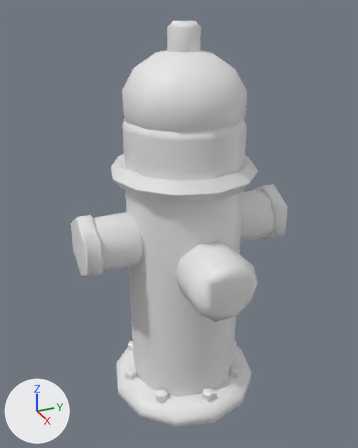
One commit to the FBX model Content/TheFinalTake/Meshes/City/Boulevard/SM_City_FireHydrant.fbx: the scene before it, then after it.
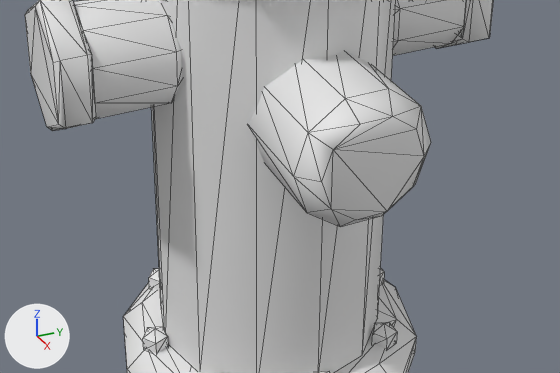
Each version appears first whole from a 50 mm camera at (0.789, -0.365, 0.785) aimed at (0.006, -0.012, 0.394), and next in a close-up on the part from 17% to 89% of the width and 48% to 87% of the height. Arrows for +X, +Y and +Z are at lower left; the lights stay in place. The first two pictures are the older version. The close-ups show mesh edges as thin lines. Where no turn or scale is listed for an object, it has been applied to the vertices.

Names of what the first close-up shows: 'SM_City_FireHydrant'.
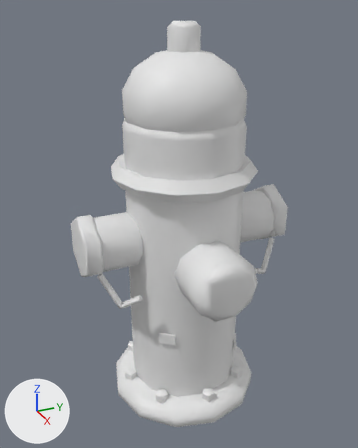
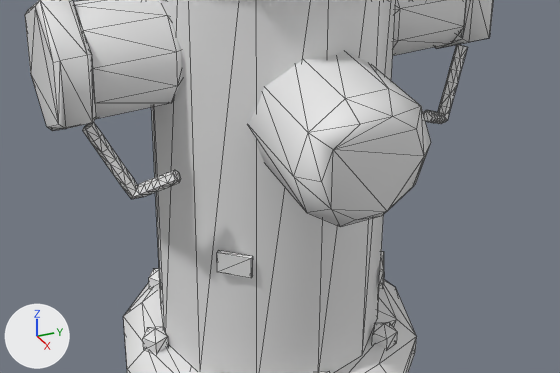
Changed parts and their boxes (x1, y1, x2, y2) in the close-ups (560 x 373 px):
```json
{"part": 1, "of": "me_sm_city_firehydrant_001", "change": "added", "after": [423, 44, 467, 124]}
{"part": 2, "of": "me_sm_city_firehydrant_001", "change": "added", "after": [82, 122, 181, 199]}
{"part": 3, "of": "me_sm_city_firehydrant_001", "change": "added", "after": [217, 250, 384, 289]}
```

Scene script edits in JSON lines:
```json
{"block": "me_sm_city_firehydrant_001", "where": "# used by ob_sm_city_firehydrant; location = (0.0, 0.0, 0.0)"}
{"op": "remove", "block": "me_sm_city_firehydrant_001", "code": "me_sm_city_firehydrant_001.from_pydata(...)  # 542 vertices, 1016 faces; spans x -0.15..0.19, y -0.205..0.205, z 0.0..0.75"}
{"op": "add", "block": "me_sm_city_firehydrant_001", "code": "me_sm_city_firehydrant_001.from_pydata(...)  # 722 vertices, 1356 faces; spans x -0.15..0.19, y -0.205..0.205, z 0.0..0.75"}
{"block": "me_sm_city_firehydrant_001", "change": "me_sm_city_firehydrant_001 part 1: a new loose piece of 78 vertices spanning x 0.035..0.085, y 0.116..0.185, z 0.276..0.343, in mat_m_ft_vertex (white #e7e7e7)"}
{"block": "me_sm_city_firehydrant_001", "change": "me_sm_city_firehydrant_001 part 2: a new loose piece of 78 vertices spanning x 0.035..0.085, y -0.185..-0.116, z 0.276..0.343, in mat_m_ft_vertex (white #e7e7e7)"}
{"block": "me_sm_city_firehydrant_001", "change": "me_sm_city_firehydrant_001 part 3"}
{"block": "me_sm_city_firehydrant_001", "change": "12 vertices are added at x -0.111..0.096, y -0.084..0.106, z 0.11..0.43"}
{"block": "me_sm_city_firehydrant_001", "change": "12 new vertices lie (0.0, 0.0, 0.02) away from vertices in x -0.111..0.096, y -0.084..0.106, z 0.11..0.43"}
{"block": "me_sm_city_firehydrant_001", "change": "36 new faces join them"}
```
